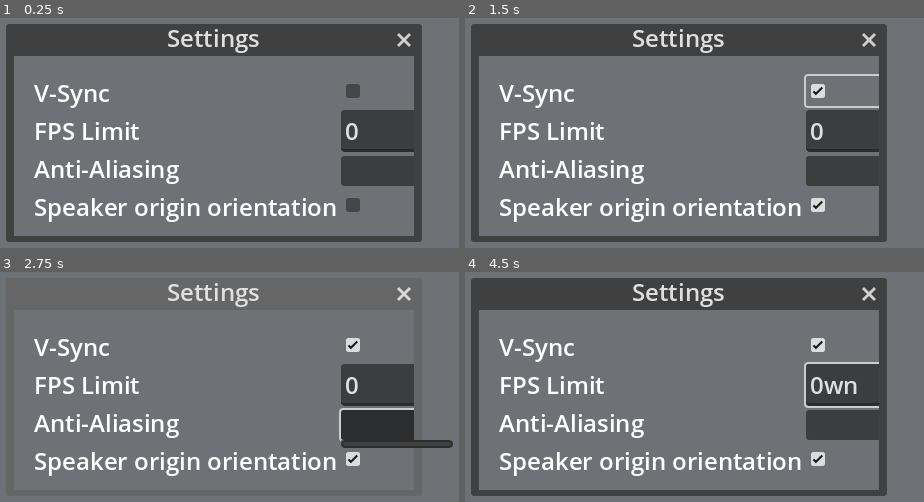
Above: before the commit, frames 1-4 (two rows, left to right).
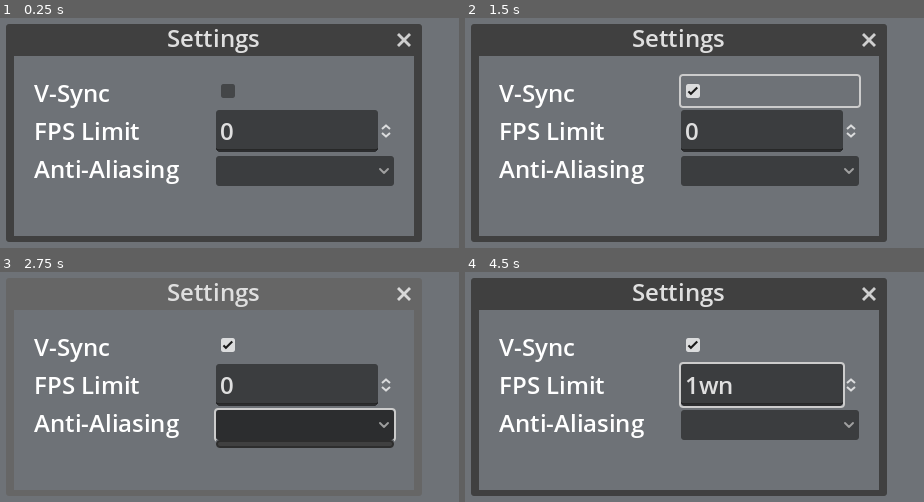
Above: after the commit, the same moments.

Repository: GRIS-UdeM/SpeakerView
Game: Godot game, scene res://scenes/settings_window.tscn
Two runs of this game, one before a commit and one after it. Both use one fixed random seed, a clock stepped at 60 frames per second and the inputs below. This scene is started directly instead of the project's main scene.
Inputs (mouse positions are in pixels of both pictures, inside the frame that each line leads up to; where the layout moved, square brackets give the same spot in the first picture):
- Up to frame 1 (0.25 s): no input
- Up to frame 2 (1.5 s): click (859, 204) at 0.52 s; click (767, 91) [859, 91] at 1.25 s
- Up to frame 3 (2.75 s): click (302, 426) [394, 426] at 2 s
- Up to frame 4 (4.5 s): tap Enter at 2.75, 4.25 s; move the mouse to (855, 370) at 2.77 s; hold W 2.78-3.5 s; tap F at 2.85 s; click (855, 370) at 2.92 s; tap Space at 3.5 s; drag from (520, 430) to (outside the picture) at 3.52 s; move the mouse to (outside the picture) at 4.27 s; hold W from 4.28 s (still down); tap N at 4.35 s; click (outside the picture) at 4.42 s

The runs differ from the first frame. In frame 1, 13% of the frame differs, in the area x 7-91%, y 28-89%; in frame 2, 14%; in frame 3, 15%, in the area x 7-99%, y 28-89%; in frame 4, 14%.
Error before the commit: Invalid access to property or key 'msaa_3d' on a base object of type 'null instance'. (res://scripts/settings.gd:50)
Error after the commit: Invalid access to property or key 'msaa_3d' on a base object of type 'null instance'. (res://scripts/settings.gd:45)

Commit message:
replace setting with spatgris data

Diff:
--- a/scenes/settings_window.tscn
+++ b/scenes/settings_window.tscn
@@ -44,13 +44,6 @@
 mouse_filter = 1
 text = "Anti-Aliasing"
 
-[node name="SpeakerOrientation_label" type="Label" parent="columns/labels_row"]
-custom_minimum_size = Vector2(2.08165e-12, 30)
-layout_mode = 2
-tooltip_text = "If enabled, orients the speakers towards the origin"
-mouse_filter = 1
-text = "Speaker origin orientation"
-
 [node name="options_row" type="VBoxContainer" parent="columns"]
 layout_mode = 2
 size_flags_horizontal = 3
@@ -74,15 +67,8 @@
 tooltip_text = "Multisample antialiasing
 Higher values affect performance"
 
-[node name="SpeakerOrientation" type="CheckBox" parent="columns/options_row"]
-custom_minimum_size = Vector2(2.08165e-12, 30)
-layout_mode = 2
-tooltip_text = "If enabled, synchronizes the GPU's frame rate to the
-refresh rate of the monitor to prevent screen tearing"
-
 [connection signal="close_requested" from="." to="." method="_on_close_requested"]
 [connection signal="size_changed" from="." to="." method="_on_size_changed"]
 [connection signal="toggled" from="columns/options_row/Vsync" to="." method="_on_vsync_toggled"]
 [connection signal="value_changed" from="columns/options_row/FPS" to="." method="_on_fps_value_changed"]
 [connection signal="item_selected" from="columns/options_row/MSAA" to="." method="_on_msaa_item_selected"]
-[connection signal="toggled" from="columns/options_row/SpeakerOrientation" to="." method="_on_speaker_orientation_toggled"]
--- a/scripts/SpeakerView.gd
+++ b/scripts/SpeakerView.gd
@@ -37,6 +37,7 @@
 var show_hall_last: bool = false
 var SV_should_grab_focus_last: bool = false
 var spk_is_selected_with_mouse: bool = false
+var keep_speakers_origin_orientated_last: bool = true
 
 var window_position: Vector2i
 var window_size: Vector2i
@@ -63,6 +64,7 @@
 var show_speaker_level: bool
 var show_sphere_or_cube: bool
 var spk_triplets: Array
+var keep_speakers_origin_orientated
 
 var cam_radius = 20.0
 var rotation_speed = 0.1
@@ -272,6 +274,7 @@
 	show_speaker_level = data.showSpeakerLevel
 	show_sphere_or_cube = data.showSphereOrCube
 	spk_triplets = data.spkTriplets
+	keep_speakers_origin_orientated = data.keepSpeakersOriginOriented
 
 	if show_speaker_triplets and !spk_triplets.is_empty() and show_speakers:
 		triplets_node.visible = true
@@ -307,6 +310,11 @@
 	if !SV_has_received_SG_data_at_least_once:
 		network_node.send_UDP()
 		SV_has_received_SG_data_at_least_once = true
+
+	if keep_speakers_origin_orientated != keep_speakers_origin_orientated_last:
+		speakers_node.toggle_spk_orientation(keep_speakers_origin_orientated)
+		keep_speakers_origin_orientated_last = keep_speakers_origin_orientated
+		pass
 
 func render_spk_triplets():
 	var vertices = PackedVector3Array()
--- a/scripts/Speakers.gd
+++ b/scripts/Speakers.gd
@@ -151,12 +151,11 @@
 		cube.rotation = original_cube_rotation
 		cube_edges.rotation = original_cube_edges_rotation
 
-func toggle_spk_orientation(button_pressed):
-	spk_origin_orientation = button_pressed
+func toggle_spk_orientation(keep_speakers_origin_orientated):
+	spk_origin_orientation = keep_speakers_origin_orientated
 	for i in range(speakers_scenes.size()):
 		var spk = speakers_scenes[i]
 		update_speaker_orientation(spk)
-		spk.toggle_spk_orientation(button_pressed)
 
 func _ready():
 	speakerview_node = get_node("/root/SpeakerView")
--- a/scripts/settings.gd
+++ b/scripts/settings.gd
@@ -3,17 +3,14 @@
 const MARGIN_SIZE = 20
 
 var speakerview_node
-var speakers_node
 var fps_node
 var vsync_node
 var msaa_node
-var spk_orientation_node
 var columns_node
 
 
 func _ready():
 	speakerview_node = get_node("/root/SpeakerView")
-	speakers_node = get_node("/root/SpeakerView/Speakers")
 
 	var new_scale_factor: float = 1.0
 
@@ -31,12 +28,10 @@
 
 func _on_size_changed():
 	speakerview_node = get_node("/root/SpeakerView")
-	speakers_node = get_node("/root/SpeakerView/Speakers")
 
 	vsync_node = $columns/options_row/Vsync
 	fps_node = $columns/options_row/FPS
 	msaa_node = $columns/options_row/MSAA
-	spk_orientation_node = $columns/options_row/SpeakerOrientation
 	columns_node = $columns
 
 	columns_node.position = Vector2(MARGIN_SIZE, MARGIN_SIZE)
@@ -51,8 +46,6 @@
 		msaa_node.add_item(speakerview_node.msaa_3d[index][1])
 		if speakerview_node.anti_aliasing in speakerview_node.msaa_3d[index]:
 			msaa_node.select(index)
-
-	spk_orientation_node.button_pressed = speakerview_node.spk_origin_orientation
 
 func _on_fps_value_changed(value):
 	Engine.max_fps = value
@@ -69,8 +62,3 @@
 func _on_msaa_item_selected(index):
 	var msaa_selected: Viewport.MSAA = speakerview_node.msaa_3d[index][0]
 	speakerview_node.set_SV_anti_aliasing(msaa_selected)
-
-func _on_speaker_orientation_toggled(button_pressed):
-	spk_orientation_node.button_pressed = button_pressed
-	speakerview_node.spk_origin_orientation = button_pressed
-	speakers_node.toggle_spk_orientation(button_pressed)
--- a/scripts/speaker.gd
+++ b/scripts/speaker.gd
@@ -76,7 +76,3 @@
 		look_at(Vector3(0, 0, 0), up_vector, true)
 	else :
 		rotation = original_rotation
-
-func toggle_speaker_orientation(button_pressed):
-	spk_origin_orientation = button_pressed
-	update_speaker_orientation()
